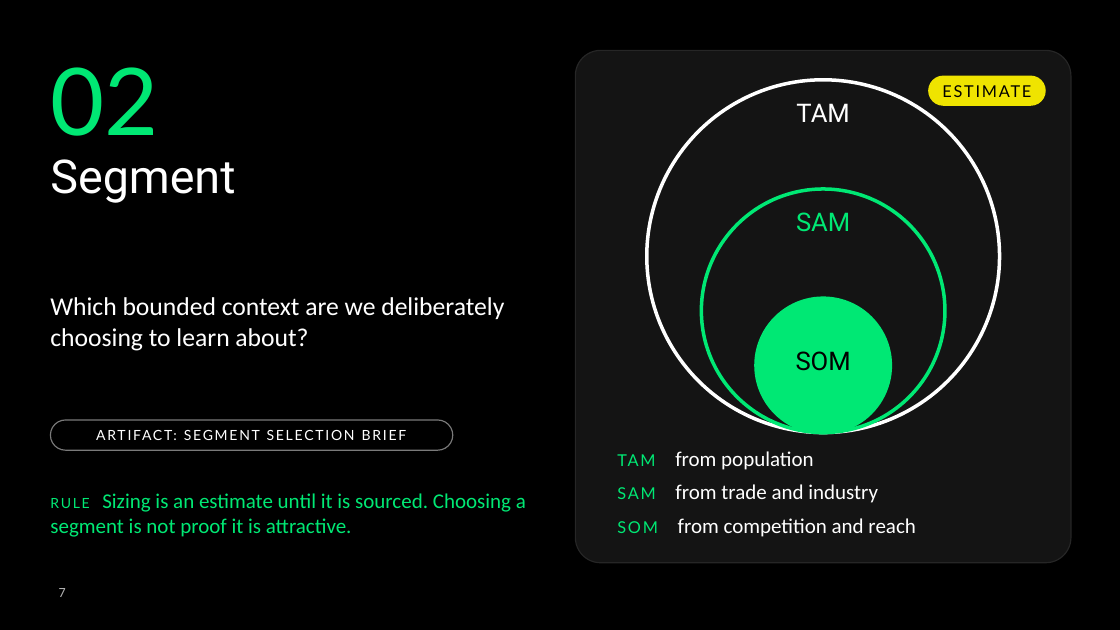
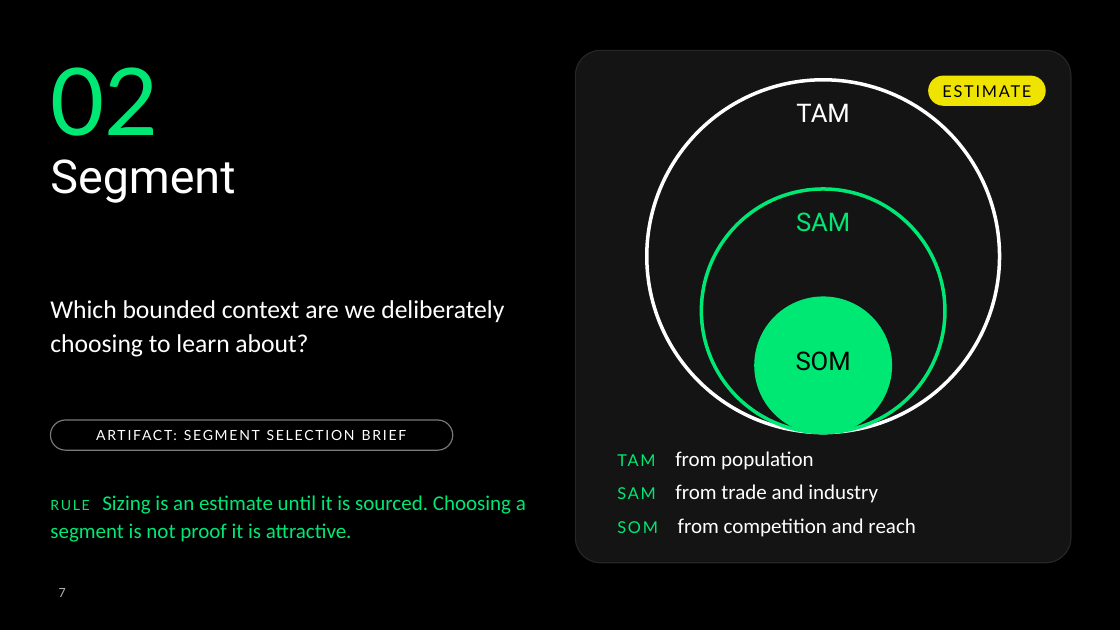
Before and after one commit to deanpeters/AI-Augmented-Product-Discovery-Lab, a slide deck: slide 7 of slides/Build-the-Right-Thing.pptx. Drawn at 1120x630 pixels with LibreOffice and Linux fonts; fonts in the diff are those of the drawing; background and template pictures are left out. Boxes give left, top, right and bottom in pixels: in the first picture for what was removed or moved away, otherwise in the second. Text is boxed around its words. In the diff, an @@ line names an element or a change of style, - is before the commit and + after.

```diff
--- a/slides/Build-the-Right-Thing.pptx
+++ b/slides/Build-the-Right-Thing.pptx
@@ text "Which bounded context are we ..." at [50, 300, 504, 357]: line spacing 1 to 1.1 @@
@@ text "RULE Sizing is an estimate ..." at [50, 495, 526, 542]: line spacing 1 to 1.1 @@
```
Also in this commit, not shown: 16 other slides changed, 1 slide added, 1 slide removed, 3 other files.
